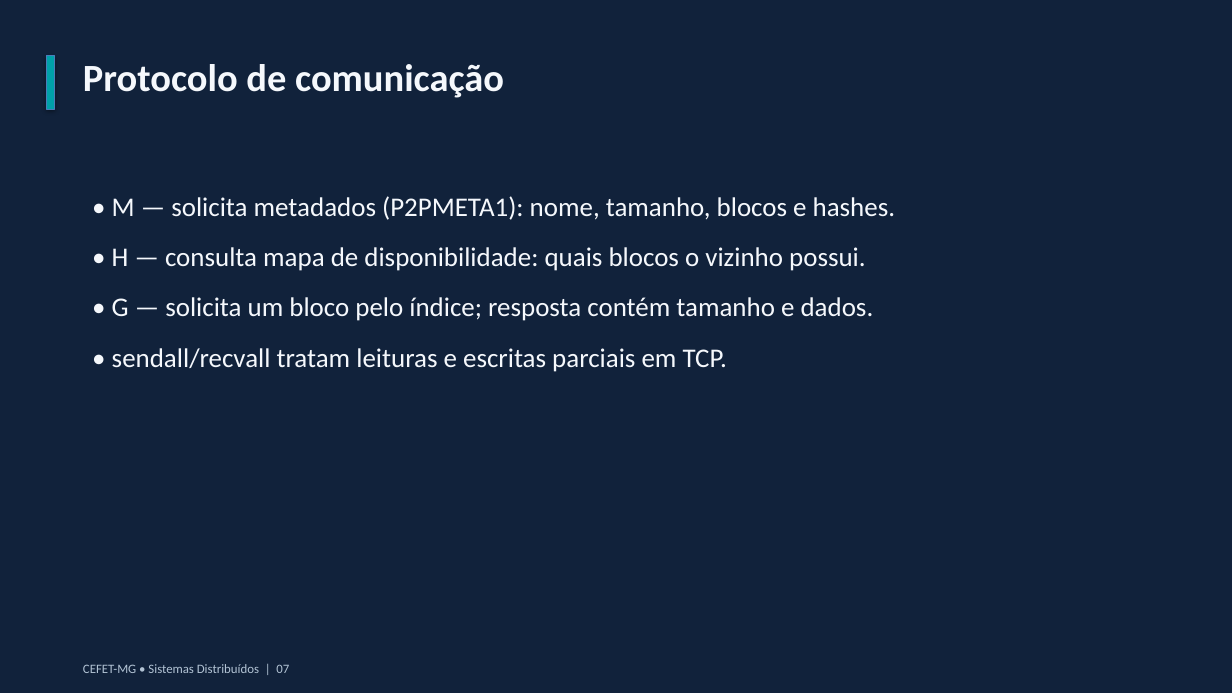
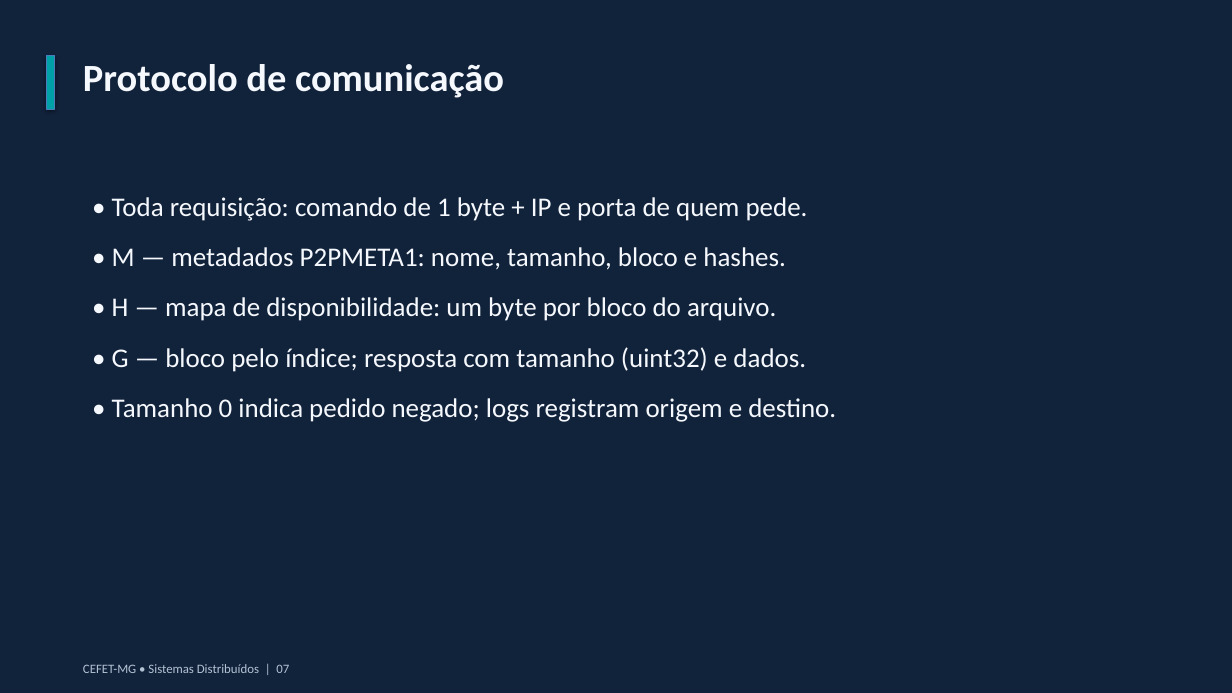
Before and after one commit to allinesferreira/CEFET-SD_TP2, a slide deck: slide 7 of docs/apresentacao.pptx. Drawn at 1232x693 pixels with LibreOffice and Linux fonts; fonts in the diff are those of the drawing. Boxes give left, top, right and bottom in pixels: in the first picture for what was removed or moved away, otherwise in the second. Text is boxed around its words. In the diff, an @@ line names an element or a change of style, - is before the commit and + after.

```diff
--- a/docs/apresentacao.pptx
+++ b/docs/apresentacao.pptx
@@ text at [112,197,836,422]: text changed @@
-• M — solicita metadados (P2PMETA1): nome, tamanho, blocos e hashes.
-• H — consulta mapa de disponibilidade: quais blocos o vizinho possui.
-• G — solicita um bloco pelo índice; resposta contém tamanho e dados.
-• sendall/recvall tratam leituras e escritas parciais em TCP.
+• Toda requisição: comando de 1 byte + IP e porta de quem pede.
+• M — metadados P2PMETA1: nome, tamanho, bloco e hashes.
+• H — mapa de disponibilidade: um byte por bloco do arquivo.
+• G — bloco pelo índice; resposta com tamanho (uint32) e dados.
+• Tamanho 0 indica pedido negado; logs registram origem e destino.
```
Also in this commit, not shown: 9 other slides changed.
